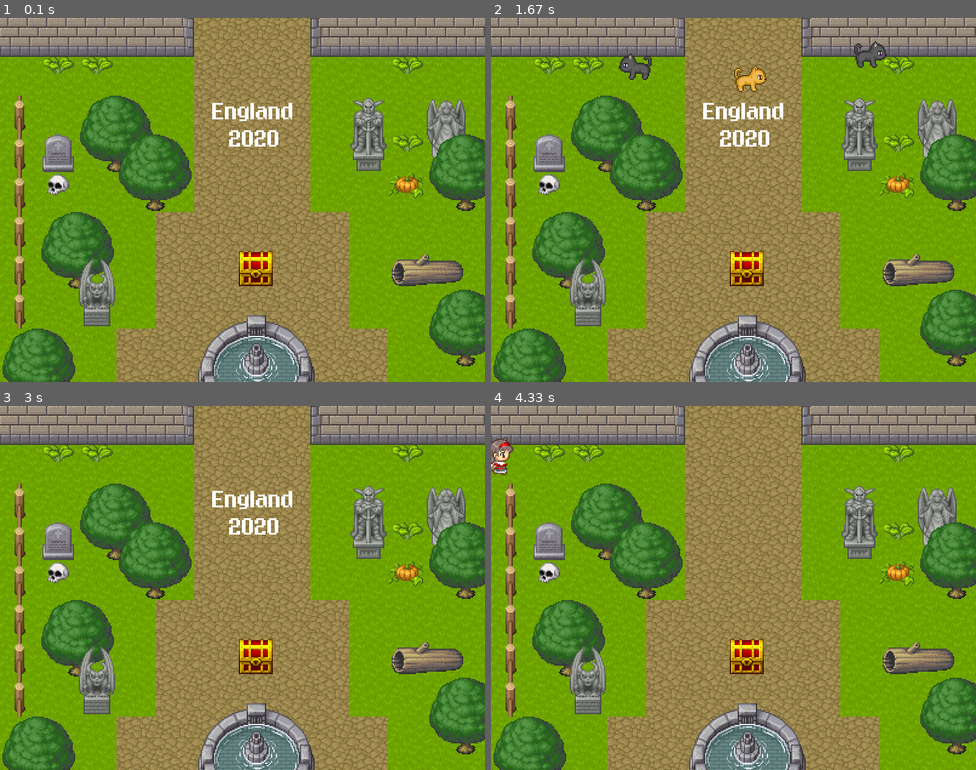
Above: before the commit, frames 1-4 (two rows, left to right).
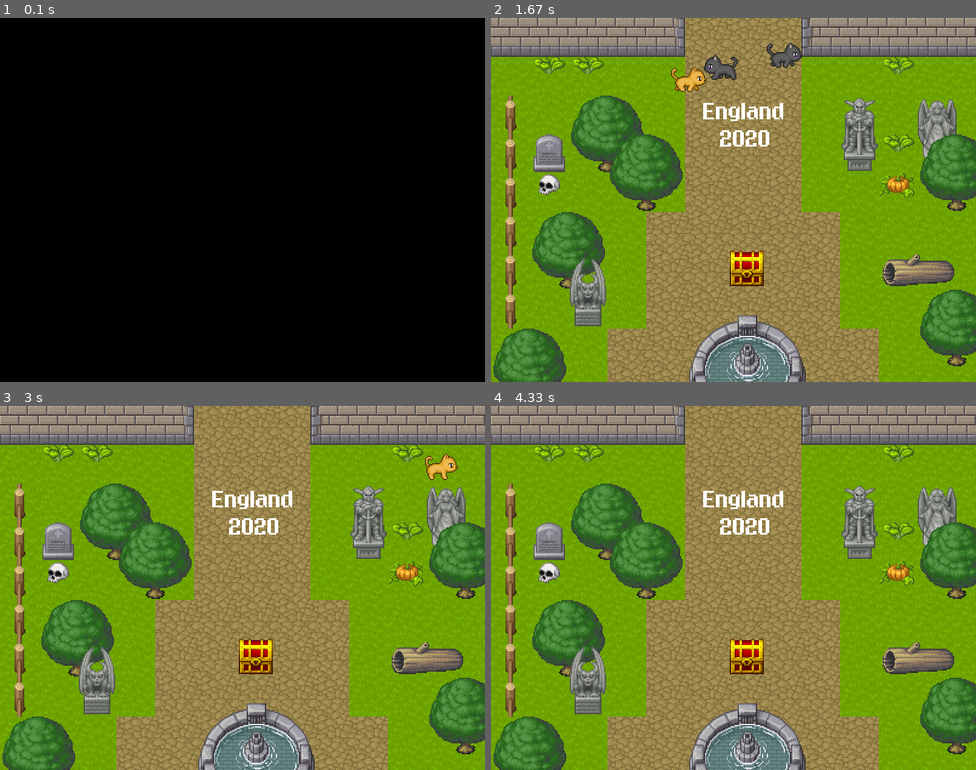
Above: after the commit, the same moments.

Repository: starfighter-dev/pygame-experiments
Game: pygame game, started from sword/automated.py
Two runs of this game, one before a commit and one after it. Both use one fixed random seed, a clock stepped at 60 frames per second and the inputs below.
Inputs:
- Up to frame 1 (0.1 s): no input
- Up to frame 2 (1.67 s): tap Space at 0.33 s
- Up to frame 3 (3 s): no input
- Up to frame 4 (4.33 s): no input

The runs differ from the first frame. In frame 1, 100% of the frame differs, in the area x 0-100%, y 0-100%; in frame 2, 1.7%; in frame 3, 0.3%; in frame 4, 1.0%.

Commit message:
updates.. new music.

Diff:
--- a/sword/automated.py
+++ b/sword/automated.py
@@ -96,13 +96,15 @@
    did_fade = False
    cake_x = 290
    cake_y = 5
+   key_pressed = False
 
    hoot_sound = pygame.mixer.Sound("sound/hoot.wav")
    ufo_sound = pygame.mixer.Sound("sound/ufo.wav")
    pop_sound = pygame.mixer.Sound("sound/pop.wav")
    open_sound = pygame.mixer.Sound("sound/unlock.wav")
    pygame.mixer.init()
-   pygame.mixer.music.load('sound/lullaby.wav')
+   pygame.mixer.music.load('sound/music.wav')
+   pygame.mixer.music.set_volume(0.1)
 
    scan = pygame.image.load('pictures/scan.jpg')
    spritesheet = SpriteSheet('tiles/sheet.png')
@@ -204,6 +206,15 @@
          if event.type == pygame.QUIT:
             pygame.quit()
             quit()
+
+      # For the sake of video capture, this will require
+      # a hit of the space bar to start the whole thing..
+      key_input = pygame.key.get_pressed()
+      if key_pressed != True:
+         if key_input[pygame.K_SPACE]:
+            key_pressed = True
+         continue
+
 
          #debug
          #print(event)
@@ -332,6 +343,7 @@
             if frame_counter > 50:
                frame_counter = 0
                phase = 1
+               pygame.mixer.music.play(1)
 
       if phase == 1:
          if morgan.move_right(360):
@@ -510,6 +522,10 @@
          if frame_counter > 100:
             frame_counter = 0
             phase = 35
+            pygame.mixer.init()
+            pygame.mixer.music.load('sound/lullaby.wav')
+            pygame.mixer.music.set_volume(1)
+            pygame.mixer.music.play(1)
 
       if phase == 35:
          chest = 'hidden'
@@ -586,8 +602,9 @@
          gameDisplay.blit(font_body.render('https://freesound.org/people/BeezleFM (unlock)',1,(193,193,193)),(140,100))
          gameDisplay.blit(font_body.render('https://freesound.org/people/erkanozan/ (ufo)',1,(193,193,193)),(140,120))
          gameDisplay.blit(font_body.render('https://freesound.org/people/Breviceps/ (owl)',1,(193,193,193)),(140,140))
-         gameDisplay.blit(font_heading.render('Lullaby Music',1,(255,255,255)),(330,180))
-         gameDisplay.blit(font_body.render('David Vitas @davidvitas',1,(193,193,193)),(290,220))
+         gameDisplay.blit(font_heading.render('Music',1,(255,255,255)),(370,180))
+         gameDisplay.blit(font_body.render('David Vitas @davidvitas (Lullaby Music)',1,(193,193,193)),(230,240))
+         gameDisplay.blit(font_body.render('sawsquarenoise (Towel Defence Ending)',1,(193,193,193)),(230,220))
          gameDisplay.blit(scan, (150,280))
          frame_counter = frame_counter + 1
          if frame_counter > 300:
Not shown, added: sword/sound/music.wav
